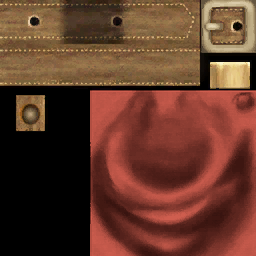
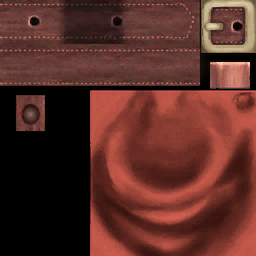
Layer changes from the first 256 x 256 image to the second:
hid "Livello 4" over [0, 0, 250, 131]
added layer "Belt" above "Tonalità/saturazione 3" over [0, 0, 250, 131]
